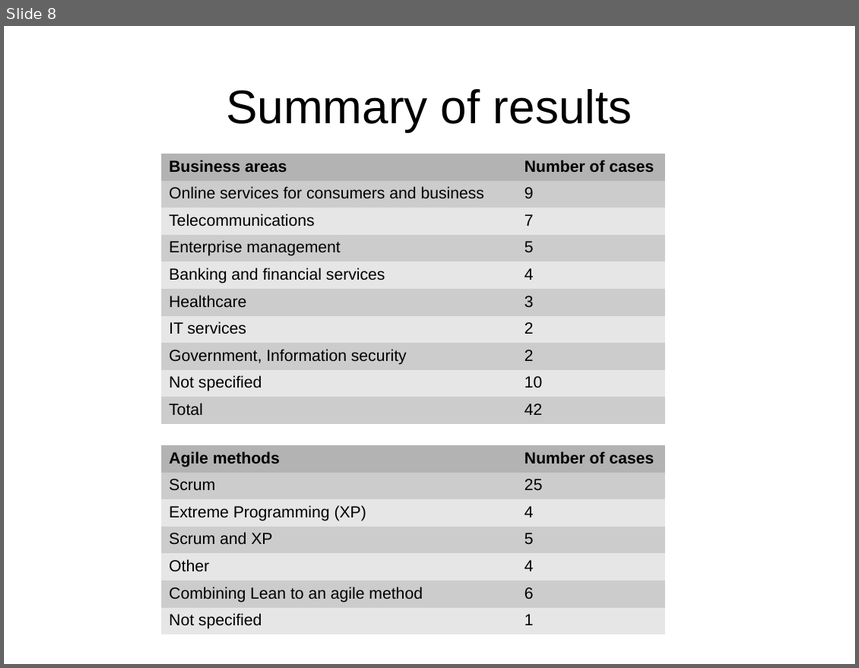
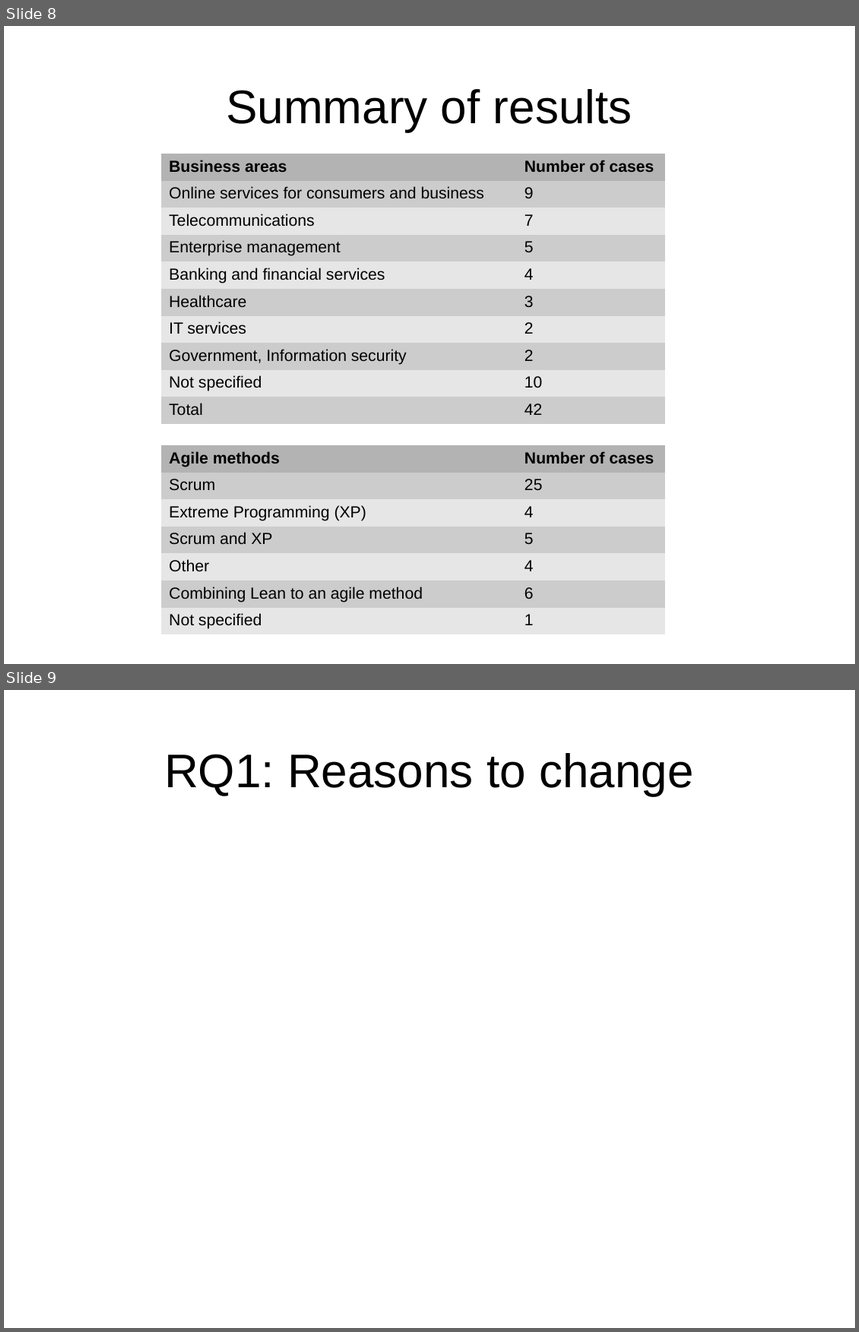
Before and after one commit to coumbole/aalto_agiletransformation, a slide deck: Presentation.odp. Shown one above the other, each under a label of ours: slide 8 before the commit, slides 8 and 9 after it. The pictures are 859x668 and 859x1332 pixels, drawn with LibreOffice and Linux fonts; fonts in the diff are those of the drawing. Boxes give left, top, right and bottom in pixels: in the first picture for what was removed or moved away, otherwise in the second. Text is boxed around its words. In the diff, an @@ line names an element or a change of style, - is before the commit and + after.

Commit message:
Presentation update

```diff
--- a/Presentation.odp
+++ b/Presentation.odp
@@ slide 9 added at box(4, 690, 855, 1328), background #FFFFFF @@
@@ title added at box(164, 753, 694, 796), 44 pt, text #000000 @@
+RQ1: Reasons to change
```
